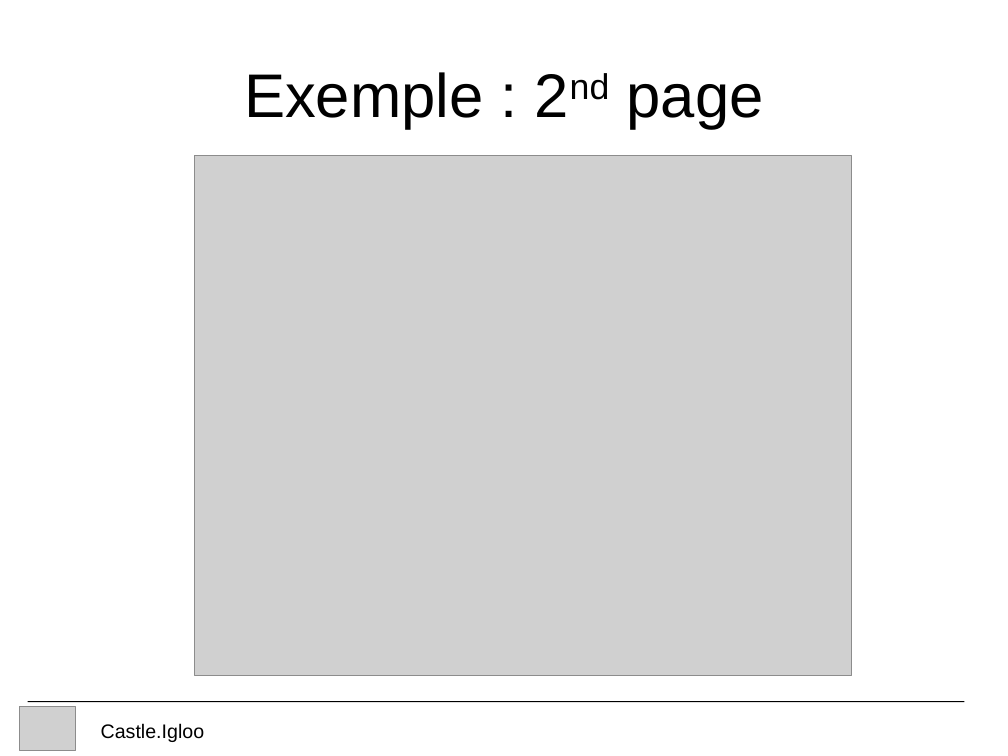
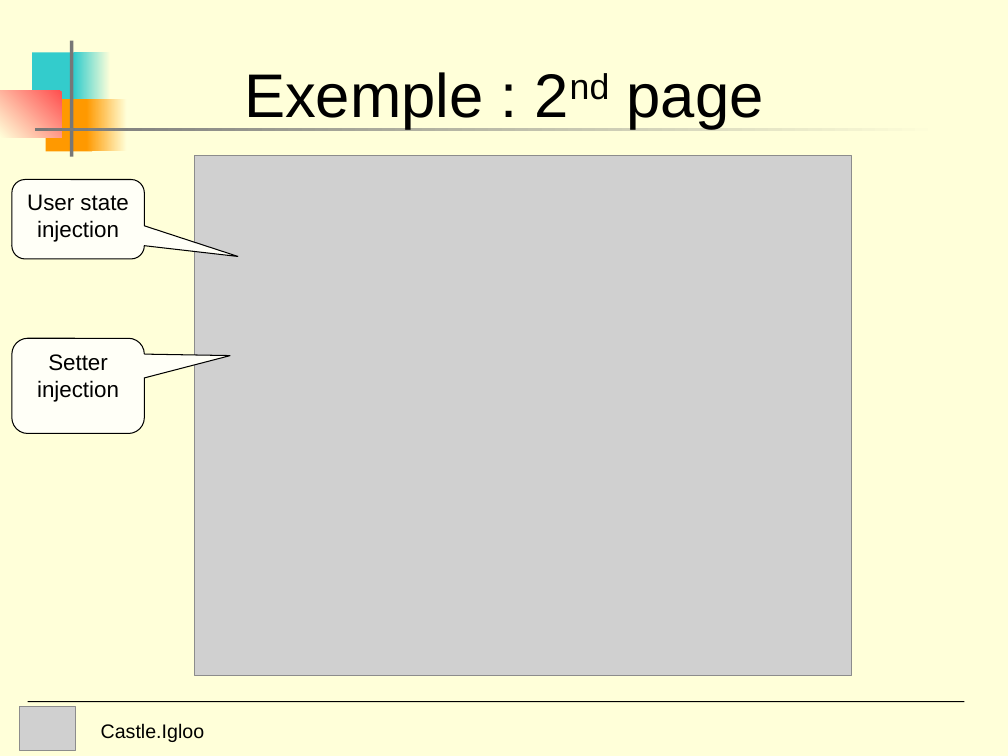
Before and after one commit to FranciscoJose74/Castle-Windosor, a slide deck: slide 19 of Experiments/Castle.Igloo/doc/Igloo Presentation.ppt (slide 12 before the commit). Drawn at 1008x756 pixels with LibreOffice and Linux fonts; fonts in the diff are those of the drawing; grey boxes stand for pictures. Boxes give left, top, right and bottom in pixels: in the first picture for what was removed or moved away, otherwise in the second. Text is boxed around its words. In the diff, an @@ line names an element or a change of style, - is before the commit and + after.

```diff
--- a/Experiments/Castle.Igloo/doc/Igloo Presentation.ppt
+++ b/Experiments/Castle.Igloo/doc/Igloo Presentation.ppt
@@ background #FFFFFF to #FFFFD9 @@
@@ rectangle added at [32,52,81,105], fill #33CCCC @@
@@ rectangle added at [70,40,73,156], fill #777777 @@
@@ rectangle added at [75,52,111,105], fill gradient #FFFFD9 to #33CCCC @@
@@ rectangle added at [0,91,61,137], fill gradient #FF5050 to #FFFFD9 @@
@@ rectangle added at [45,99,92,151], fill #FF9900 @@
@@ rectangle added at [87,99,127,151], fill gradient #FFFFD9 to #FF9900 @@
@@ rectangle added at [35,128,942,131], fill gradient #FFFFD9 to #777777 @@
@@ rounded speech box added at [12,179,144,259], fill #FFFFF7, outline #000000 0.74 pt, 16 pt, text #000000 @@
+User state
+injection
@@ rounded speech box added at [12,339,144,433], fill #FFFFF7, outline #000000 0.74 pt, 16 pt, text #000000 @@
+Setter injection
```
Also in this commit, not shown: 11 other slides changed, 8 slides added, 1 slide removed, 2 other files.
